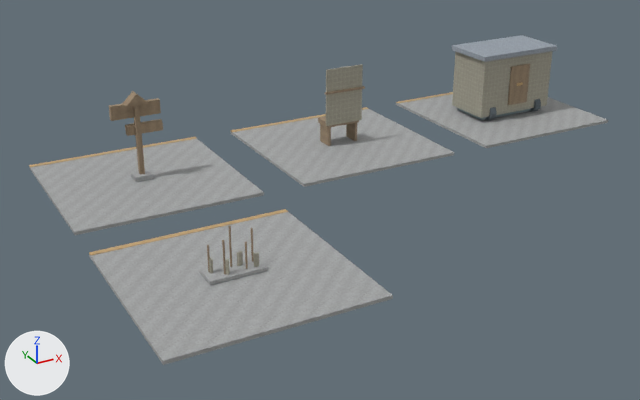
Two versions of the glTF model development/levels/primitive-props-v1/site-kits/level_blockout_kit_wld_02_p03.glb, one commit apart.
Before and after are seen from a 50 mm camera at (-14.4, -21.4, 10.4) aimed at (-2.4, 0.4, -0.5). Arrows for +X, +Y and +Z are at lower left; the lights stay in place. The picture after the commit comes second. Vertices at exactly the same position are counted once.

Names of what the first picture shows: 'level_blockout_kit_wld_02_p03'.
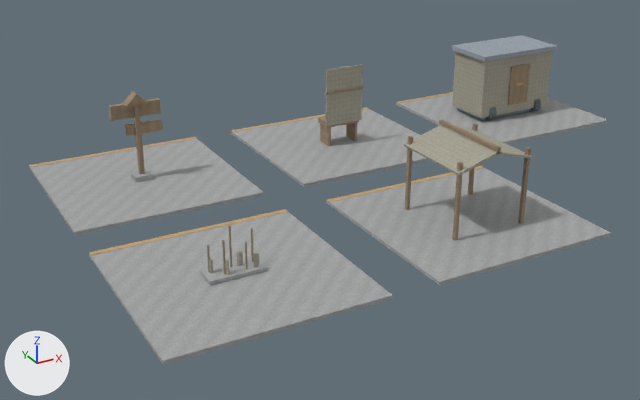
The edits, one by one:
me_camp_hollow_creek_map_kit_contact_room is used by ob_level_blockout_kit_wld_02_p03; location (0.0, 0.0, 0.0).
me_camp_hollow_creek_map_kit_contact_room had 454 vertices, 740 faces and spanned x -9.8..9.8, y -6.3..6.3, z -0.1..2.7.
me_camp_hollow_creek_map_kit_contact_room now has 526 vertices, 848 faces and spans x -9.8..9.8, y -6.3..6.3, z -0.1..2.7.
me_camp_hollow_creek_map_kit_contact_room part 1: a new loose piece, a box spanning x -2.825..2.825, y -6.3..-0.7, z -0.11..-0.01, in mat_blockout_stone.
me_camp_hollow_creek_map_kit_contact_room part 2: a new loose piece, a box spanning x -2.825..2.825, y -0.89..-0.71, z -0.013..0.002, in mat_blockout_accent.
me_camp_hollow_creek_map_kit_contact_room part 3: a new loose piece, a box spanning x -1.17..-1.07, y -2.425..-2.315, z 0.0..2.18, in mat_blockout_wood.
me_camp_hollow_creek_map_kit_contact_room part 4: a new loose piece, a box spanning x -1.17..-1.07, y -4.685..-4.575, z 0.0..2.18, in mat_blockout_wood.
me_camp_hollow_creek_map_kit_contact_room part 5: a new loose piece, a box spanning x 1.07..1.17, y -2.425..-2.315, z 0.0..2.18, in mat_blockout_wood.
me_camp_hollow_creek_map_kit_contact_room part 6: a new loose piece, a box spanning x 1.07..1.17, y -4.685..-4.575, z 0.0..2.18, in mat_blockout_wood.
me_camp_hollow_creek_map_kit_contact_room part 7: a new loose piece, a box spanning x -0.05..0.05, y -4.78..-2.22, z 2.34..2.44, in mat_blockout_wood.
Part 8, on me_camp_hollow_creek_map_kit_contact_room:
8 vertices are added at x -1.2..1.2, y -2.2, z 1.9..2.3.
8 new vertices lie (0.0, -2.6, 0.0) away from vertices in x -1.2..1.2, y -2.2, z 1.9..2.3.
24 new faces join them, mat_blockout_canvas.

Changed parts and their boxes [x1, y1, x2, y2] in the pictures (640 x 400 px):
'level_blockout_kit_wld_02_p03', reshaped: before [29, 35, 608, 365]; after [29, 35, 611, 365]
part 1 of me_camp_hollow_creek_map_kit_contact_room, added: after [326, 168, 611, 285]
part 2 of me_camp_hollow_creek_map_kit_contact_room, added: after [327, 166, 484, 202]
part 3 of me_camp_hollow_creek_map_kit_contact_room, added: after [405, 136, 413, 210]
part 4 of me_camp_hollow_creek_map_kit_contact_room, added (brown): after [452, 162, 463, 240]
part 5 of me_camp_hollow_creek_map_kit_contact_room, added: after [468, 123, 478, 195]
part 6 of me_camp_hollow_creek_map_kit_contact_room, added (brown): after [518, 147, 531, 223]
part 7 of me_camp_hollow_creek_map_kit_contact_room, added: after [439, 120, 501, 151]
part 8 of me_camp_hollow_creek_map_kit_contact_room, added: after [404, 125, 534, 176]
